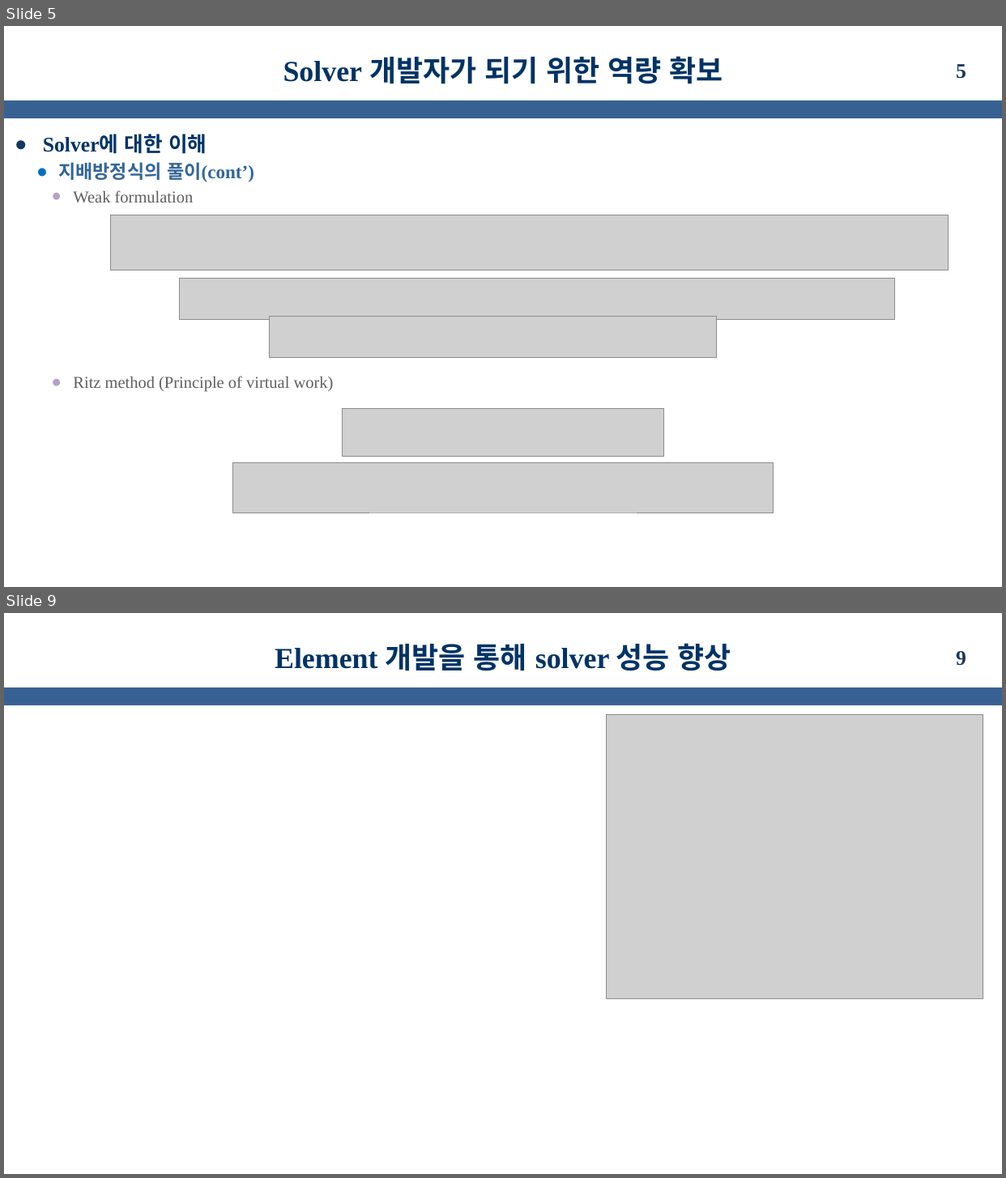
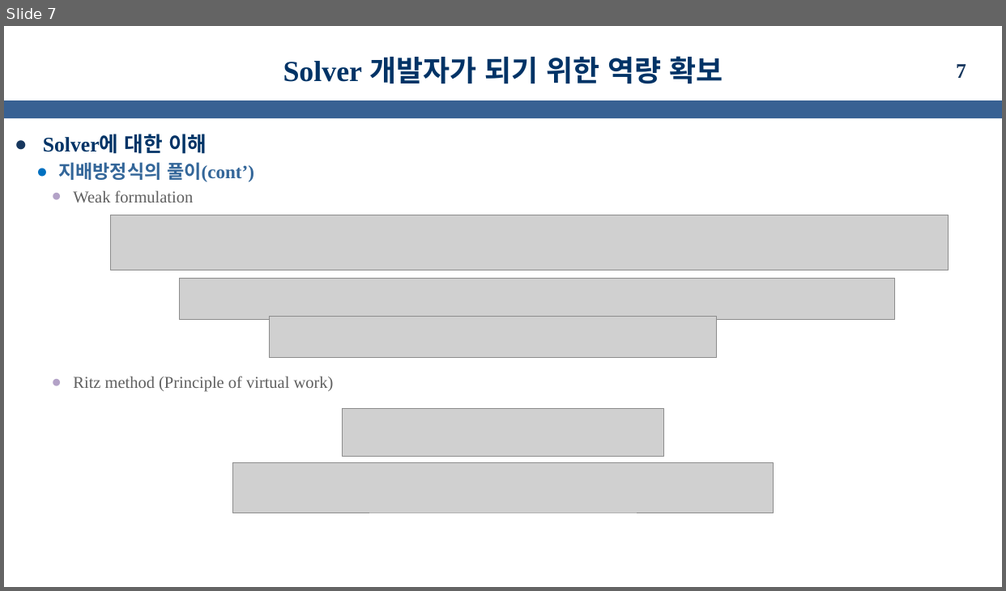
Before and after one commit to kms0523/Study, a slide deck: 발표자료/성과발표(중간).pptx. Shown one above the other, each under a label of ours: slides 5 and 9 before the commit, slide 7 after it; the slides between them are not shown. The pictures are 1006x1178 and 1006x591 pixels, drawn with LibreOffice and Linux fonts; fonts in the diff are those of the drawing; grey boxes stand for pictures; background and template pictures are left out. Boxes give left, top, right and bottom in pixels: in the first picture for what was removed or moved away, otherwise in the second. Text is boxed around its words. In the diff, an @@ line names an element or a change of style, - is before the commit and + after.

```diff
--- a/발표자료/성과발표(중간).pptx
+++ b/발표자료/성과발표(중간).pptx
@@ slide 9 removed at (4, 613, 1002, 1174), background #FFFFFF; not listed: 1 template element that a slide beside it also shows @@
@@ title removed at (275, 643, 731, 671) @@
-Element 개발을 통해 solver 성능 향상
@@ page number removed at (956, 651, 966, 666) @@
-9
@@ picture removed at (606, 715, 983, 999) @@
@@ what was slide 5 is now slide 7 @@
@@ page number at (956, 64, 966, 78): text changed @@
-5
+7
```
Also in this commit, not shown: 5 slides changed, 7 slides added, 1 other slide removed, 8 other files.
